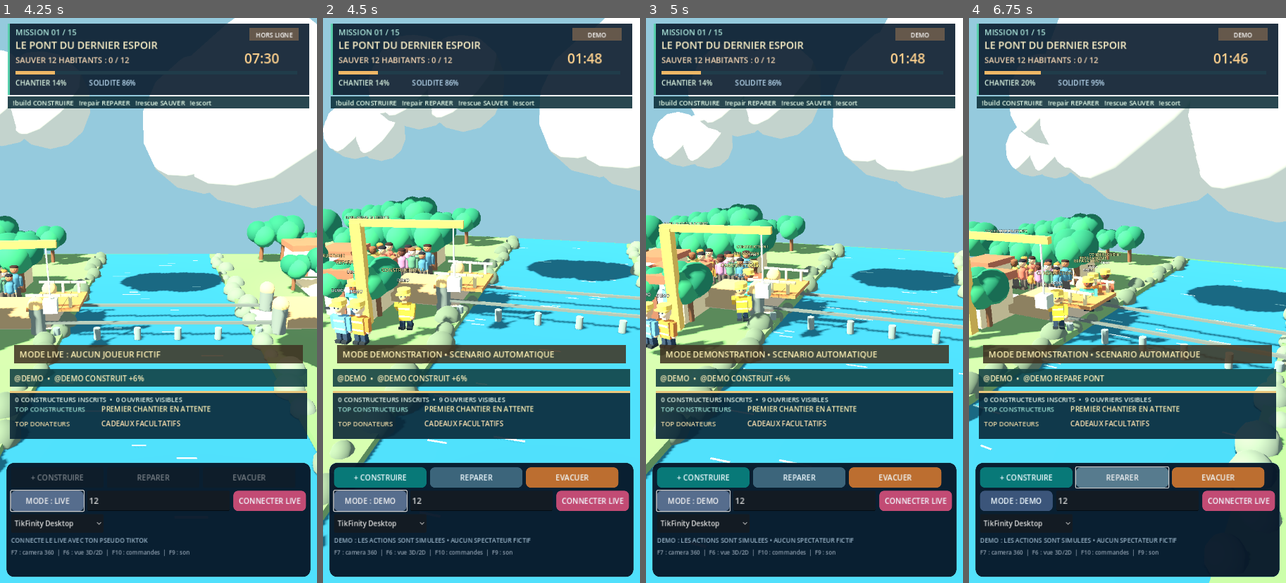
Above: before the commit, frames 1-4 (left to right).
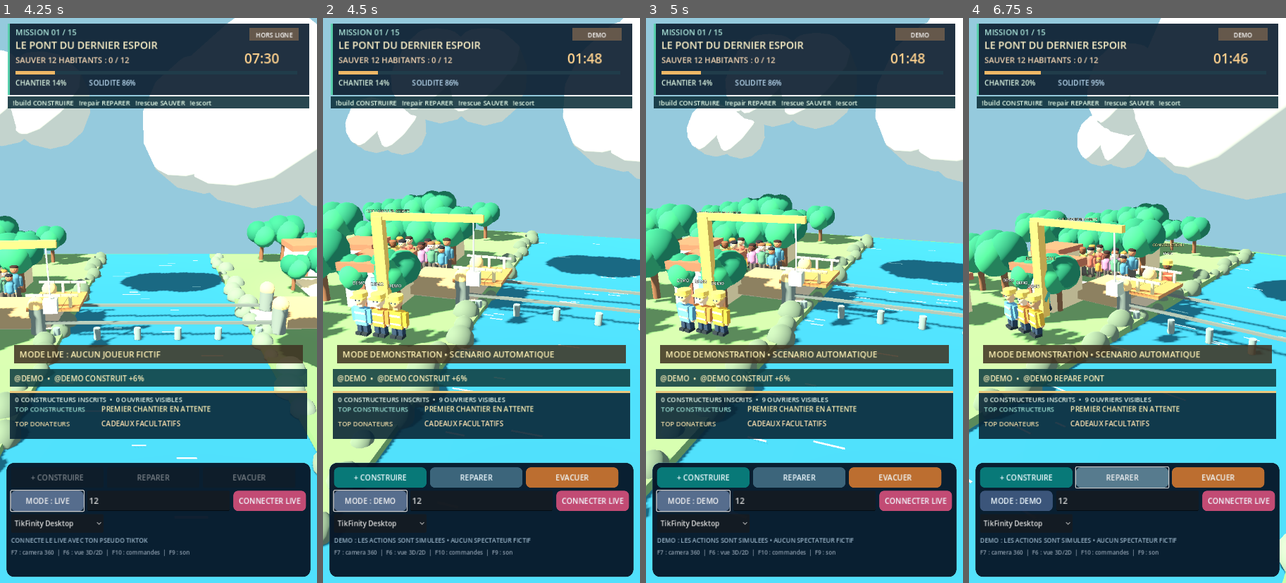
Above: after the commit, the same moments.

Repository: Hsergo/LIVE-BATTLES
Game: Godot game, scene res://main.tscn
Two runs of this game, one before a commit and one after it. Both use one fixed random seed, a clock stepped at 60 frames per second and the inputs below.
Inputs (mouse positions are in pixels of both pictures, inside the frame that each line leads up to):
- Up to frame 1 (4.25 s): click (158, 498) at 0.52 s; type "12" at 0.6 s; click "+ CONSTRUIRE" at 1.25 s; click "REPARER" at 2 s; click "EVACUER" at 2.75 s; click "MODE : DEMO" at 3.5 s
- Up to frame 2 (4.5 s): click "MODE : LIVE" at 4.25 s
- Up to frame 3 (5 s): no input
- Up to frame 4 (6.75 s): click "TikFinity Desktop" at 5 s; click "+ CONSTRUIRE" at 5.75 s; click "REPARER" at 6.5 s

Frame 1 is identical in both runs. In frame 2, 21% of the frame differs, in the area x 0-100%, y 0-94%; in frame 3, 25%; in frame 4, 31%, in the area x 0-100%, y 0-100%.

Commit message:
feat(crowd): 256-action visual timeline and throttled worker feedback for 50+ simultaneous chat interactions

Diff:
--- a/rescue/game/scripts/main.gd
+++ b/rescue/game/scripts/main.gd
@@ -147,16 +147,23 @@
 	if state.get("events").size() > 0:
 		var events: Array = state.get("events")
 		if world_3d != null:
-			for index in range(events.size()-1,-1,-1):
-				var scene_event: Dictionary = events[index]
-				if int(scene_event.get("id",0)) > int(world_3d.get("last_event")):
-					world_3d.call("record_event",scene_event)
-					var actor_name := str(scene_event.get("user",""))
-					var event_kind := str(scene_event.get("kind",""))
-					if event_kind in ["build","repair","rescue","gift","power"] and not actor_name.is_empty():
-						action_headline = "@" + actor_name.substr(0,20) + "  •  " + str(scene_event.get("message","")).substr(0,43)
-						action_headline_life = 4.5
-					world_3d.set("last_event",int(scene_event.get("id",0)))
+			# Playback queue: record every accepted action even in crowded rooms.
+			# Process a fixed number per frame to avoid freezes with 50+ players.
+			var visual_timeline: Array = state.get("visual_events")
+			var processed := 0
+			for scene_event in visual_timeline:
+				if int(scene_event.get("id",0)) <= int(world_3d.get("last_event")):
+					continue
+				world_3d.call("record_event",scene_event)
+				var actor_name := str(scene_event.get("user",""))
+				var event_kind := str(scene_event.get("kind",""))
+				if event_kind in ["build","repair","rescue","gift","power"] and not actor_name.is_empty():
+					action_headline = "@" + actor_name.substr(0,20) + "  •  " + str(scene_event.get("message","")).substr(0,43)
+					action_headline_life = 4.5
+				world_3d.set("last_event",int(scene_event.get("id",0)))
+				processed += 1
+				if processed >= 12:
+					break
 		var e: Dictionary = events[0]
 		if int(e.get("id",0)) != last_event:
 			last_event = int(e.get("id",0))
--- a/rescue/game/scripts/mission.gd
+++ b/rescue/game/scripts/mission.gd
@@ -3,6 +3,7 @@
 ## Aucune identité simulée n'est présentée comme un vrai spectateur en mode LIVE.
 
 const MAX_EVENTS := 8
+const MAX_VISUAL_EVENTS := 256
 const BASE_DURATION := 160.0
 const DEMO_DURATION := 108.0
 const MAX_MEMBERS := 500
@@ -50,6 +51,7 @@
 var result_seconds := 0.0
 var event_id := 0
 var events: Array[Dictionary] = []
+var visual_events: Array[Dictionary] = []
 var action_sequence := 0
 var last_user := ""
 var bridge_gates := 0
@@ -76,6 +78,7 @@
 		lifetime_contribution.clear()
 	# Les spectateurs restent inscrits entre missions ; les delais de commande, non.
 	cooldowns.clear()
+	visual_events.clear()
 	scenario_index = (mission_index - 1) % SCENARIOS.size()
 	status = "RUNNING" if demo_mode or not participants.is_empty() else "WAITING"
 	total_duration = DEMO_DURATION if demo_mode else float(SCENARIOS[scenario_index]["duration"])
@@ -108,9 +111,13 @@
 
 func _note(message: String, kind: String = "info", username: String = "") -> void:
 	event_id += 1
-	events.push_front({"id":event_id, "message":message.substr(0,120), "kind":kind, "user":username, "life":4.0})
+	var event := {"id":event_id, "message":message.substr(0,120), "kind":kind, "user":username, "life":4.0}
+	events.push_front(event)
+	visual_events.append(event.duplicate())
 	if events.size() > MAX_EVENTS:
 		events.resize(MAX_EVENTS)
+	while visual_events.size() > MAX_VISUAL_EVENTS:
+		visual_events.pop_front()
 
 func join(user: String) -> bool:
 	var name := user.strip_edges().trim_prefix("@").substr(0, 24)
